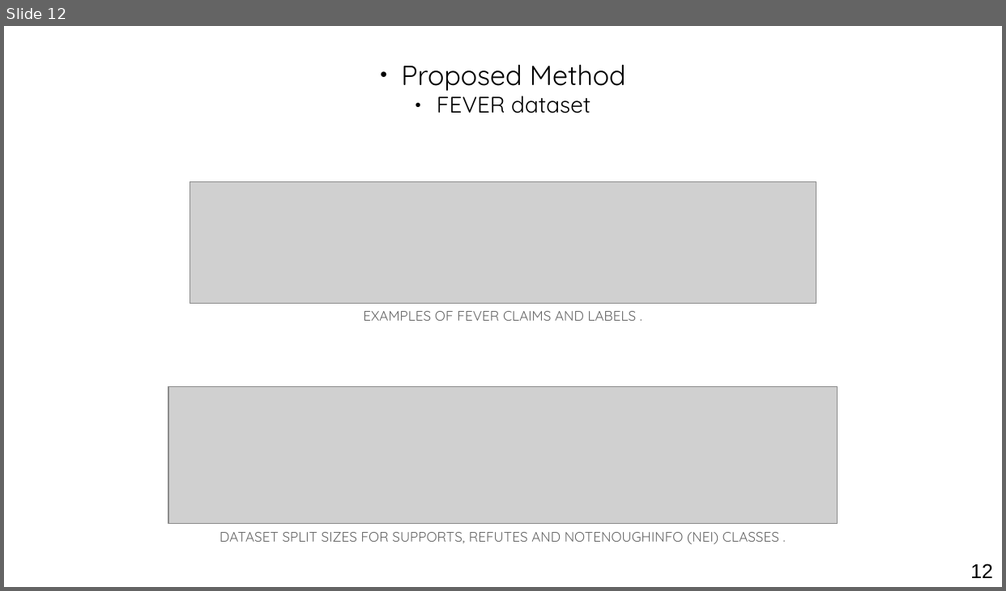
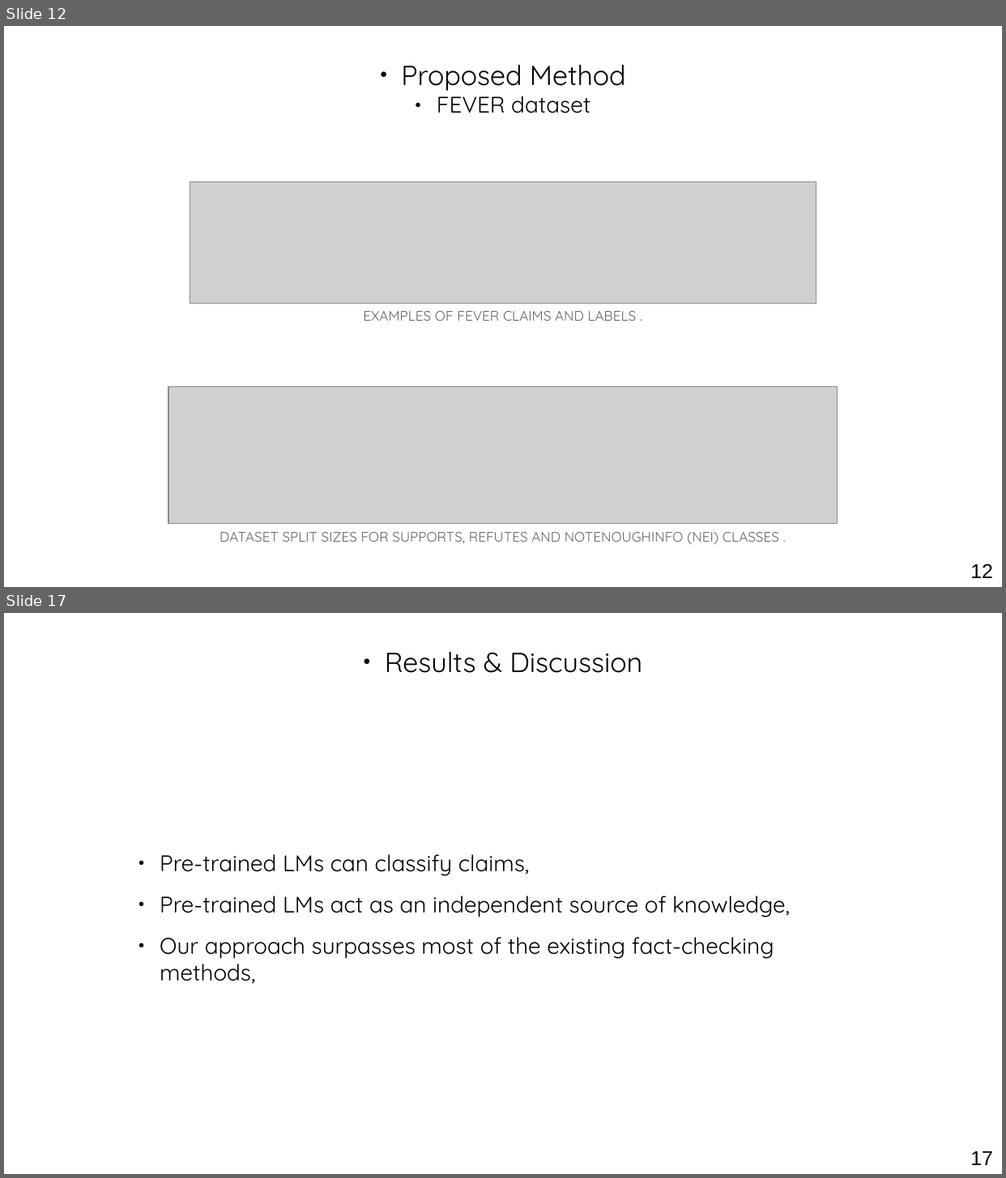
Before and after one commit to othmanelhoufi/LM-for-FactChecking, a slide deck: presentation/NLP_fact_checking.odp. Shown one above the other, each under a label of ours: slide 12 before the commit, slides 12 and 17 after it; the slides between them are not shown. The pictures are 1006x591 and 1006x1178 pixels, drawn with LibreOffice and Linux fonts; fonts in the diff are those of the drawing; grey boxes stand for pictures. Boxes give left, top, right and bottom in pixels: in the first picture for what was removed or moved away, otherwise in the second. Text is boxed around its words. In the diff, an @@ line names an element or a change of style, - is before the commit and + after.

```diff
--- a/presentation/NLP_fact_checking.odp
+++ b/presentation/NLP_fact_checking.odp
@@ slide 17 added at [4, 613, 1002, 1174], background #FFFFFF @@
@@ text added at [385, 651, 642, 673], 22 pt, text #000000 @@
+● Results & Discussion
@@ text added at [160, 854, 790, 984], 18 pt, text #000000 @@
+● Pre-trained LMs can classify claims,
+● Pre-trained LMs act as an independent source of knowledge,
+● Our approach surpasses most of the existing fact-checking methods,
@@ page number added at [970, 1152, 993, 1165], 16 pt, text #000000 @@
+17
```
Also in this commit, not shown: 3 slides changed, 5 other slides added, 2 slides removed, 22 other files.
